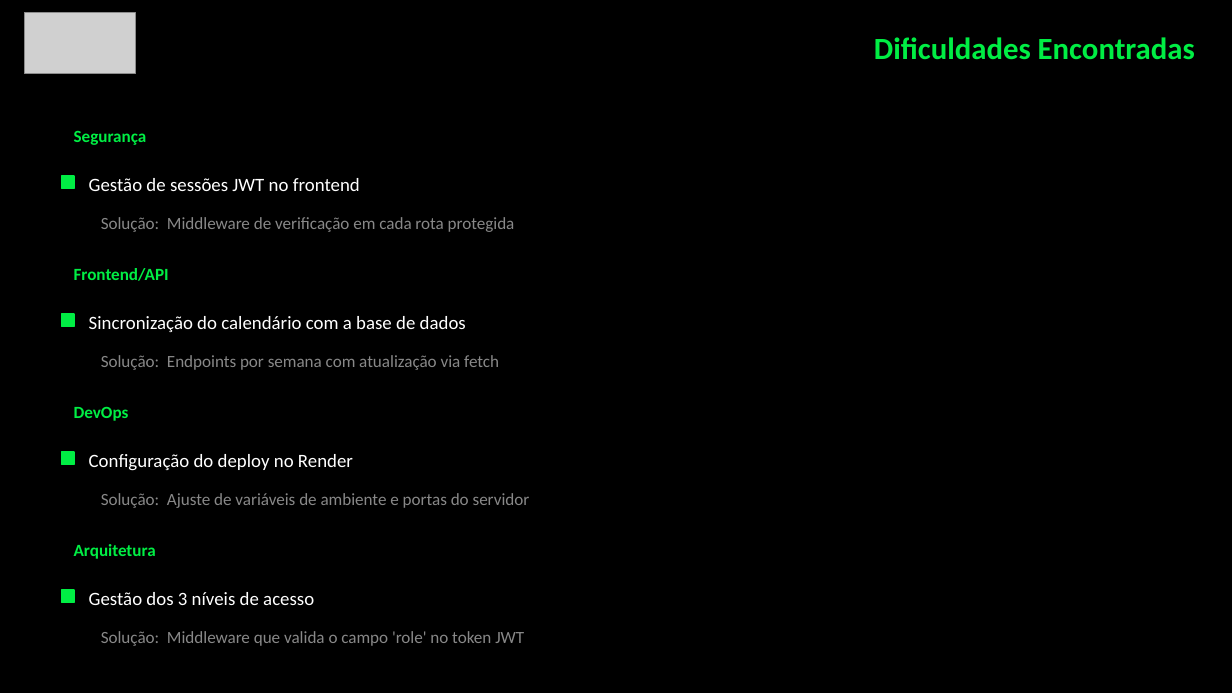
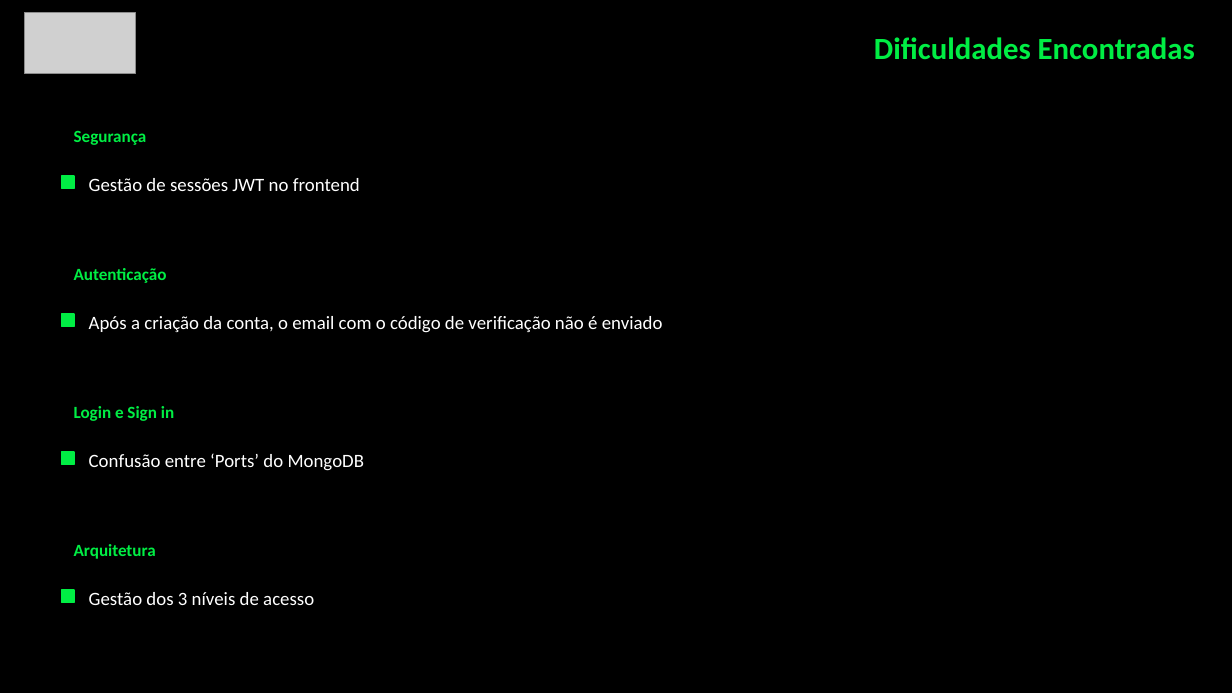
Before and after one commit to GuilhermeLopesMMA/LopesFightAcademy, a slide deck: slide 9 of LFA.pptx. Drawn at 1232x693 pixels with LibreOffice and Linux fonts; fonts in the diff are those of the drawing; grey boxes stand for pictures. Boxes give left, top, right and bottom in pixels: in the first picture for what was removed or moved away, otherwise in the second. Text is boxed around its words. In the diff, an @@ line names an element or a change of style, - is before the commit and + after.

```diff
--- a/LFA.pptx
+++ b/LFA.pptx
@@ text removed at box(101, 217, 515, 232) @@
-Solução: Middleware de verificação em cada rota protegida
@@ text at box(74, 268, 167, 283): text changed @@
-Frontend/API
+Autenticação
@@ text at box(89, 316, 663, 333): text changed @@
-Sincronização do calendário com a base de dados
+Após a criação da conta, o email com o código de verificação não é enviado
@@ text removed at box(101, 355, 499, 370) @@
-Solução: Endpoints por semana com atualização via fetch
@@ text at box(74, 406, 174, 421): text changed @@
-DevOps
+Login e Sign in
@@ text at box(89, 453, 364, 471): text changed @@
-Configuração do deploy no Render
+Confusão entre ‘Ports’ do MongoDB
@@ text removed at box(101, 493, 530, 508) @@
-Solução: Ajuste de variáveis de ambiente e portas do servidor
@@ text removed at box(101, 631, 524, 646) @@
-Solução: Middleware que valida o campo 'role' no token JWT
```
Also in this commit, not shown: 7 other slides changed, 1 slide added, 2 slides removed.
